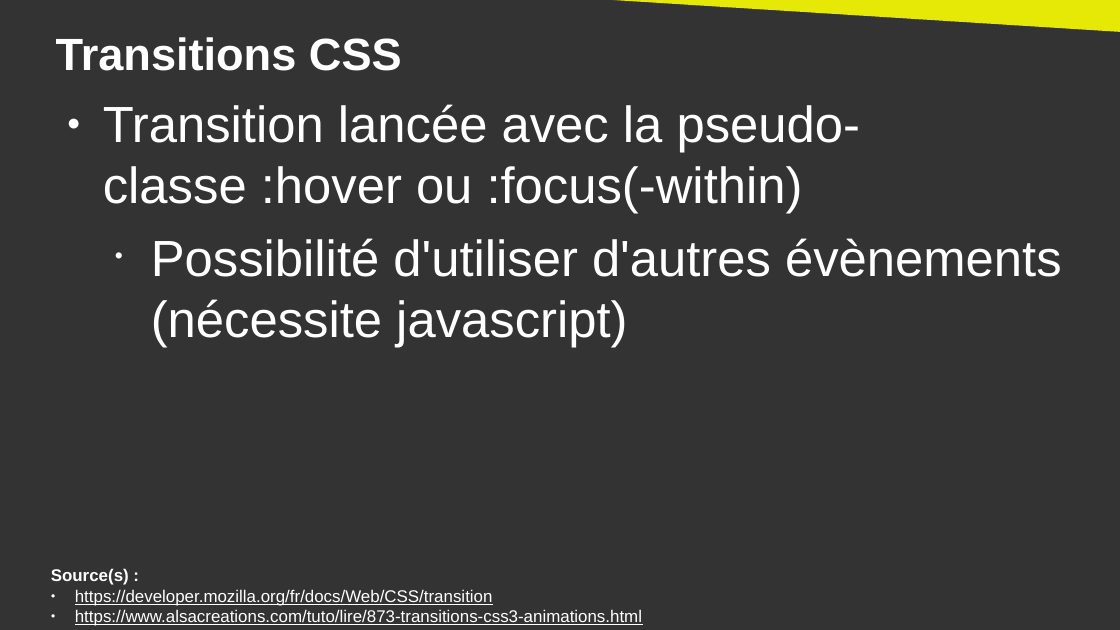
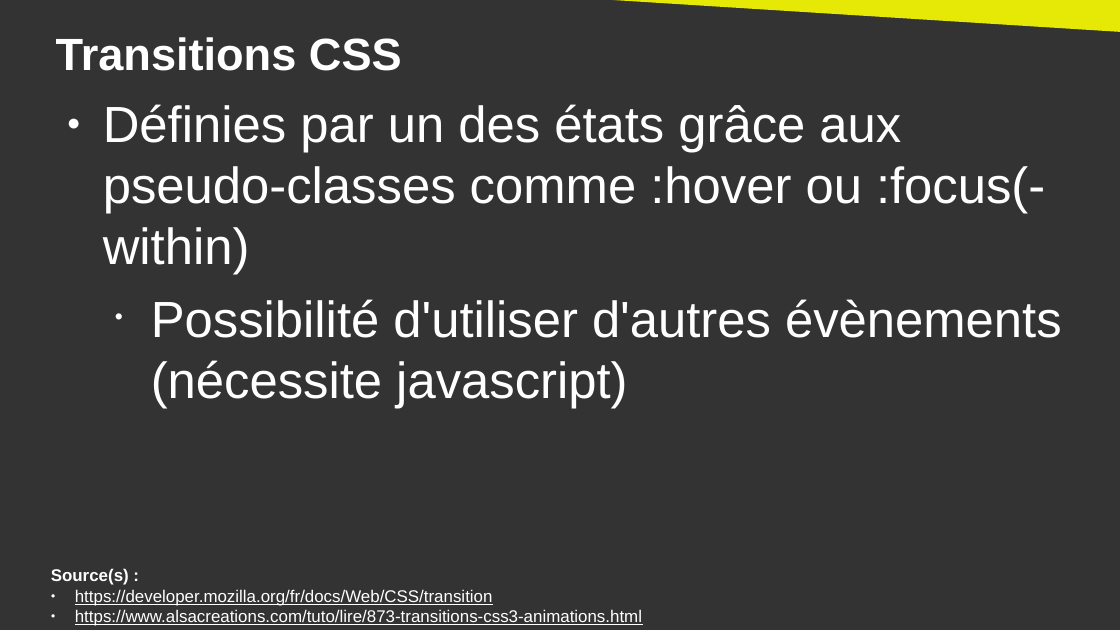
Before and after one commit to DanYellow/cours, a slide deck: slide 11 of integration-web-s2/travaux-pratiques/numero-2/presentation.odp. Drawn at 1120x630 pixels with LibreOffice and Linux fonts; fonts in the diff are those of the drawing. Boxes give left, top, right and bottom in pixels: in the first picture for what was removed or moved away, otherwise in the second. Text is boxed around its words. In the diff, an @@ line names an element or a change of style, - is before the commit and + after.

```diff
--- a/integration-web-s2/travaux-pratiques/numero-2/presentation.odp
+++ b/integration-web-s2/travaux-pratiques/numero-2/presentation.odp
@@ text at [103,104,1045,275]: text changed @@
-● Transition lancée avec la pseudo-classe :hover ou :focus(-within)
+● Définies par un des états grâce aux pseudo-classes comme :hover ou :focus(-within)
```
Also in this commit, not shown: 9 other slides changed, 1 other file.
